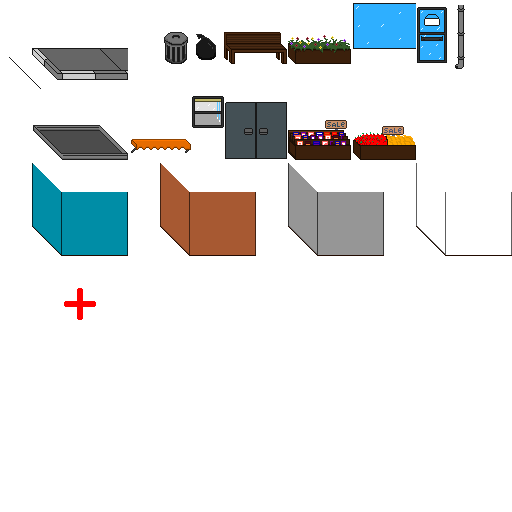
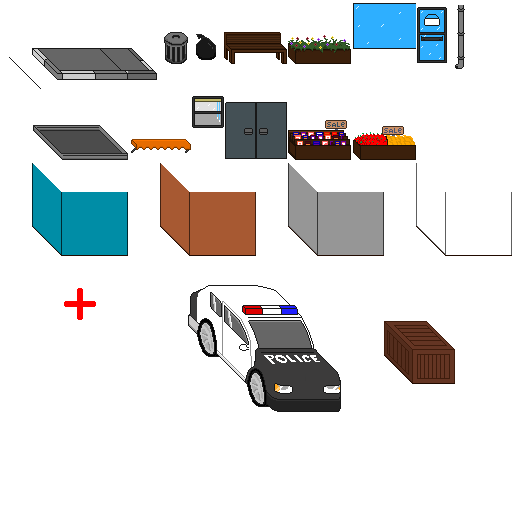
Layers edited between the first and the second 512 × 512 image:
added layer "Layer 5" above "Predio" over [384, 321, 455, 384]
added layer "Layer 8" above "Vertical copy" over [188, 285, 341, 412]
added layer "Vertical copy" above "Vertical" over [128, 48, 157, 80]
